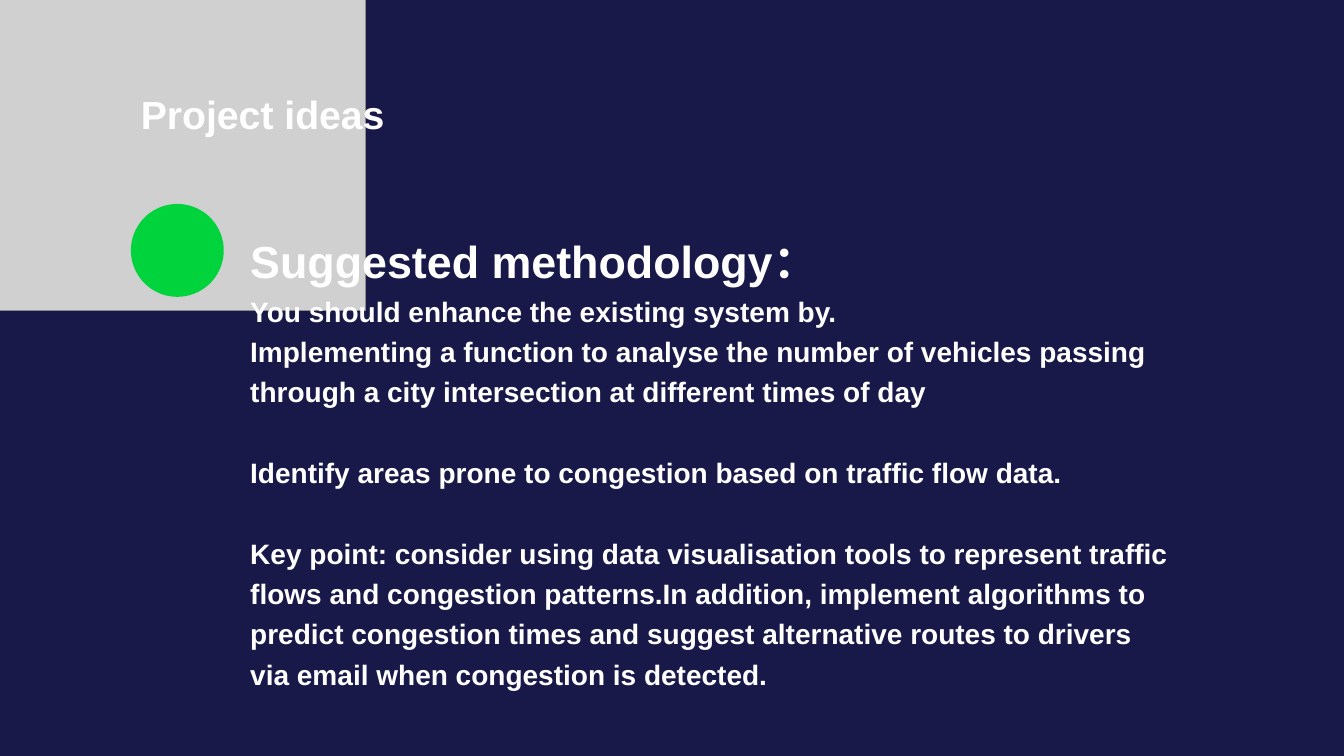
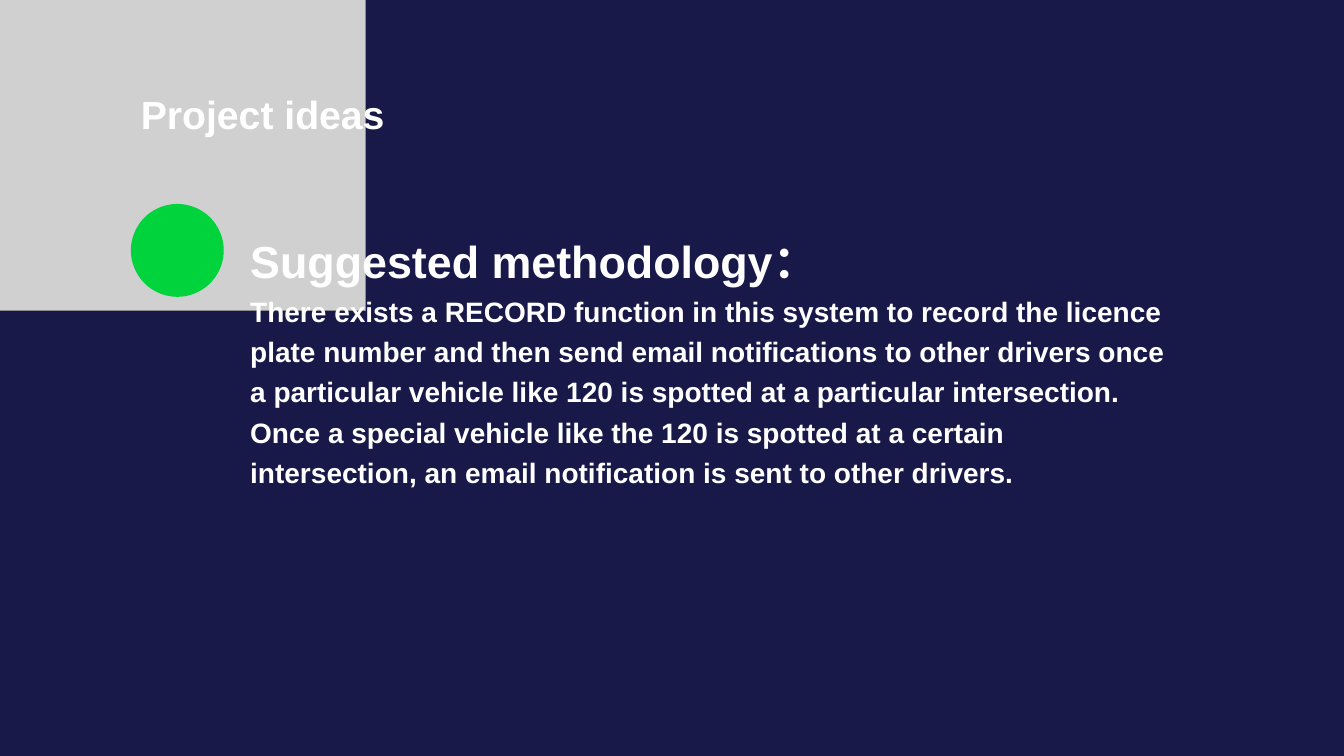
Before and after one commit to LZPMPC005L/Vehicle-management, a slide deck: slide 3 of Vehicle management.pptx. Drawn at 1344x756 pixels with LibreOffice and Linux fonts; fonts in the diff are those of the drawing; grey boxes stand for pictures. Boxes give left, top, right and bottom in pixels: in the first picture for what was removed or moved away, otherwise in the second. Text is boxed around its words. In the diff, an @@ line names an element or a change of style, - is before the commit and + after.

```diff
--- a/Vehicle management.pptx
+++ b/Vehicle management.pptx
@@ text at [250, 300, 1163, 488]: text changed @@
-You should enhance the existing system by.
-Implementing a function to analyse the number of vehicles passing through a city intersection at different times of day
-Identify areas prone to congestion based on traffic flow data.
-Key point: consider using data visualisation tools to represent traffic flows and congestion patterns.In addition, implement algorithms to predict congestion times and suggest alternative routes to drivers via email when congestion is detected.
+There exists a RECORD function in this system to record the licence plate number and then send email notifications to other drivers once a particular vehicle like 120 is spotted at a particular intersection. Once a special vehicle like the 120 is spotted at a certain intersection, an email notification is sent to other drivers.
```
Also in this commit, not shown: 4 other slides changed, 7 slides added, 12 slides removed, 4 other files.
